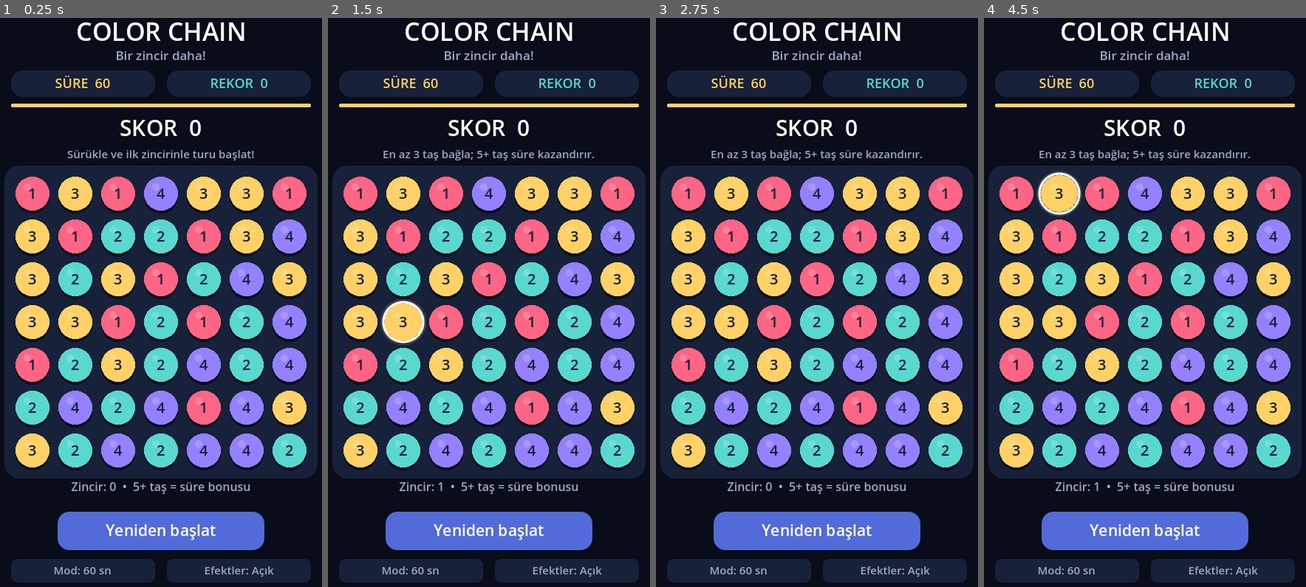
Above: before the commit, frames 1-4 (left to right).
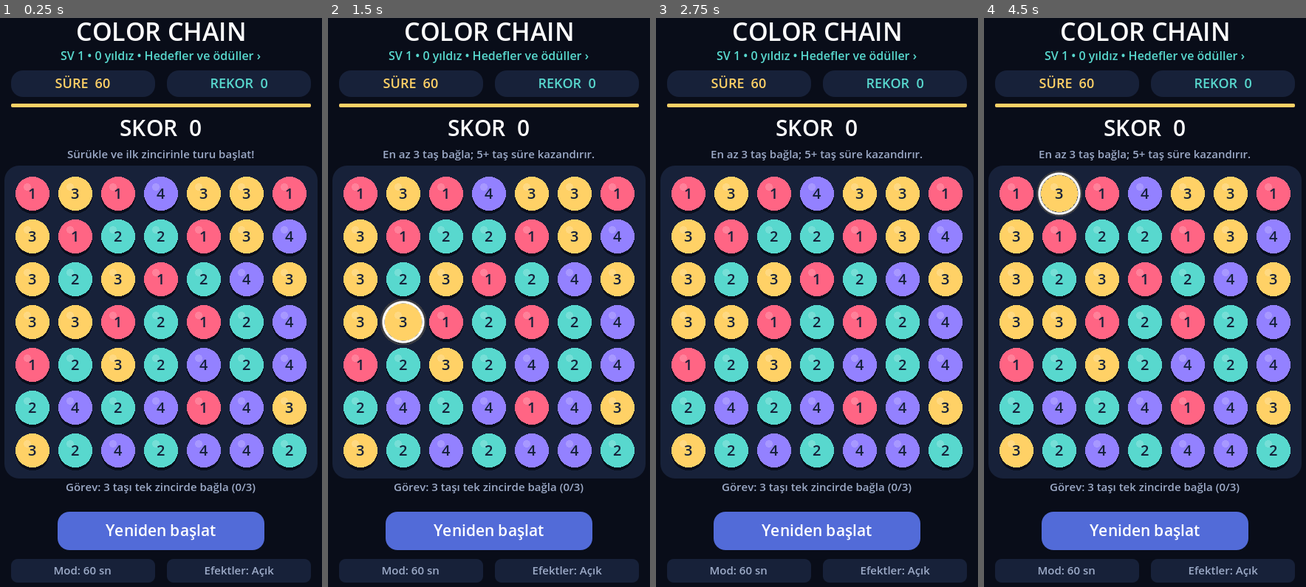
Above: after the commit, the same moments.

Repository: halilacikgozz/color-chain-game
Game: Godot game, scene res://scenes/main.tscn
The game is run twice, just before and just after one commit, with the same random seed, the same clock (stepped at 60 frames per second) and the same inputs.
Inputs (mouse positions are in pixels of both pictures, inside the frame that each line leads up to):
- Up to frame 1 (0.25 s): no input
- Up to frame 2 (1.5 s): tap Enter at 0.5 s; move the mouse to (566, 268) at 0.52 s; click (566, 268) at 0.67 s; tap Space at 1.25 s; drag from (418, 325) to (469, 416) at 1.27 s
- Up to frame 3 (2.75 s): move the mouse to (852, 165) at 2.02 s; click (852, 165) at 2.17 s
- Up to frame 4 (4.5 s): tap Enter at 2.75 s; drag from (1125, 416) to (1038, 211) at 2.77 s; move the mouse to (1251, 387) at 3.52 s; click (1251, 387) at 3.67 s; tap Escape at 4.15 s; tap Space at 4.25 s; drag from (1038, 211) to (1090, 148) at 4.27 s

The runs differ from the first frame. In frame 1, 1.0% of the frame differs, in the area x 18-81%, y 5-84%; in frame 2, 1.0%; in frame 3, 1.0%; in frame 4, 1.0%.

Commit message:
Add persistent levels quests stars and unlockable tile themes
Added new constants for palettes and themes, implemented quest tracking, and enhanced save/load functionality for game progress.

Diff:
--- a/scripts/game.gd
+++ b/scripts/game.gd
@@ -4,6 +4,25 @@
 const CELL := 58.0
 const ORIGIN := Vector2(37, 230)
 const COLORS := [Color("ff6584"), Color("58d8ce"), Color("ffd166"), Color("9381ff")]
+const PALETTES := [
+	[Color("ff6584"), Color("58d8ce"), Color("ffd166"), Color("9381ff")],
+	[Color("ff75dd"), Color("70f6ff"), Color("c7ff77"), Color("ae95ff")],
+	[Color("ff968a"), Color("8ed6b1"), Color("ffe4a1"), Color("b7acff")]
+]
+const THEME_NAMES := ["Klasik", "Neon", "Pastel"]
+const THEME_COSTS := [0, 3, 6]
+const PROFILE_BUTTON := Rect2(37, 60, 406, 25)
+const PROFILE_BACK := Rect2(37, 710, 406, 56)
+const QUESTS := [
+	{"kind": "chain", "target": 3, "title": "İlk adım: 3 taş bağla"},
+	{"kind": "moves", "target": 5, "title": "5 başarılı zincir yap"},
+	{"kind": "chain", "target": 5, "title": "Tek zincirde 5 taş bağla"},
+	{"kind": "combo", "target": 3, "title": "Kombo x3'e ulaş"},
+	{"kind": "points", "target": 500, "title": "Toplam 500 puan kazan"},
+	{"kind": "chain", "target": 7, "title": "Tek zincirde 7 taş bağla"},
+	{"kind": "tiles", "target": 80, "title": "Toplam 80 taş temizle"},
+	{"kind": "combo", "target": 4, "title": "Kombo x4'e ulaş"}
+]
 const DIRECTIONS := [Vector2i.LEFT, Vector2i.RIGHT, Vector2i.UP, Vector2i.DOWN]
 const RESTART := Rect2(100, 690, 280, 52)
 const MODE_BUTTON := Rect2(37, 754, 195, 32)
@@ -15,6 +34,16 @@
 var offsets: Array[float] = []
 var score := 0
 var best := 0
+var timed_best := 0
+var xp := 0
+var stars := 0
+var quests_done := 0
+var quest_progress := 0
+var theme_index := 0
+var profile_open := false
+var round_xp := 0
+var palette: Array = PALETTES[0]
+var save_path := "user://color_chain.cfg"
 var dragging := false
 var pointer := -2
 var busy := false
@@ -42,15 +71,107 @@
 
 func _ready() -> void:
 	rng.randomize()
+	load_progress()
+	restart()
+
+func load_progress() -> void:
 	var config := ConfigFile.new()
-	if config.load("user://color_chain.cfg") == OK:
-		best = int(config.get_value("game", "best", 0))
-	restart()
+	if config.load(save_path) != OK:
+		return
+	best = maxi(0, int(config.get_value("game", "best", 0)))
+	timed_best = maxi(0, int(config.get_value("progress", "timed_best", 0)))
+	xp = maxi(0, int(config.get_value("progress", "xp", 0)))
+	stars = maxi(0, int(config.get_value("progress", "stars", 0)))
+	quests_done = maxi(0, int(config.get_value("progress", "quests_done", 0)))
+	quest_progress = clampi(int(config.get_value("progress", "quest_progress", 0)), 0, quest_target() - 1)
+	theme_index = clampi(int(config.get_value("progress", "theme", 0)), 0, PALETTES.size() - 1)
+	if stars < THEME_COSTS[theme_index]:
+		theme_index = 0
+	palette = PALETTES[theme_index]
 
 func save_best() -> void:
 	var config := ConfigFile.new()
 	config.set_value("game", "best", best)
-	config.save("user://color_chain.cfg")
+	config.set_value("progress", "timed_best", timed_best)
+	config.set_value("progress", "xp", xp)
+	config.set_value("progress", "stars", stars)
+	config.set_value("progress", "quests_done", quests_done)
+	config.set_value("progress", "quest_progress", quest_progress)
+	config.set_value("progress", "theme", theme_index)
+	config.save(save_path)
+
+func player_level() -> int:
+	return 1 + xp / 100
+
+func quest_target() -> int:
+	var base: int = QUESTS[quests_done % QUESTS.size()]["target"]
+	var cycle := quests_done / QUESTS.size()
+	var kind: String = QUESTS[quests_done % QUESTS.size()]["kind"]
+	if kind == "combo":
+		return mini(5, base + cycle)
+	if kind == "chain":
+		return mini(10, base + cycle)
+	return base + cycle * maxi(5, base / 2)
+
+func quest_title() -> String:
+	var kind: String = QUESTS[quests_done % QUESTS.size()]["kind"]
+	var target := quest_target()
+	match kind:
+		"chain": return "%d taşı tek zincirde bağla" % target
+		"moves": return "%d başarılı zincir yap" % target
+		"combo": return "Kombo x%d'e ulaş" % target
+		"points": return "Toplam %d puan kazan" % target
+		_: return "Toplam %d taş temizle" % target
+
+func update_progress(count: int, gained: int) -> void:
+	var old_level := player_level()
+	var earned := count * 3 + combo * 2
+	xp += earned
+	round_xp += earned
+	if timed_mode:
+		timed_best = maxi(timed_best, score)
+	var kind: String = QUESTS[quests_done % QUESTS.size()]["kind"]
+	match kind:
+		"chain": quest_progress = maxi(quest_progress, count)
+		"combo": quest_progress = maxi(quest_progress, combo)
+		"moves": quest_progress += 1
+		"points": quest_progress += gained
+		"tiles": quest_progress += count
+	if quest_progress >= quest_target():
+		stars += 1
+		quests_done += 1
+		quest_progress = 0
+		xp += 30
+		round_xp += 30
+		message = "Görev tamam! +1 yıldız • +30 deneyim"
+		if stars == 3 or stars == 6:
+			message = "%s teması açıldı! Hedefler'e dokun." % ("Neon" if stars == 3 else "Pastel")
+	elif player_level() > old_level:
+		message = "Seviye %d! Yeni hedefe devam et." % player_level()
+	save_best()
+
+func choose_theme(index: int) -> bool:
+	if index < 0 or index >= PALETTES.size() or stars < THEME_COSTS[index]:
+		return false
+	theme_index = index
+	palette = PALETTES[index]
+	save_best()
+	queue_redraw()
+	return true
+
+func medal(value: int) -> String:
+	if value >= 1500: return "ELMAS"
+	if value >= 750: return "ALTIN"
+	if value >= 300: return "GÜMÜŞ"
+	if value >= 100: return "BRONZ"
+	return "ÇAYLAK"
+
+func next_medal(value: int) -> String:
+	if value < 100: return "Bronz hedefi: 100 puan"
+	if value < 300: return "Gümüş hedefi: 300 puan"
+	if value < 750: return "Altın hedefi: 750 puan"
+	if value < 1500: return "Elmas hedefi: 1500 puan"
+	return "Elmas kazanıldı! Rekorunu geliştir."
 
 func restart() -> void:
 	if score > 0:
@@ -67,6 +188,8 @@
 	started = false
 	ended = false
 	moves = 0
+	round_xp = 0
+	profile_open = false
 	longest = 0
 	impact = 0.0
 	pop_progress = 0.0
@@ -87,7 +210,7 @@
 func _process(delta: float) -> void:
 	elapsed += delta
 	impact = maxf(0.0, impact - delta * 3.0)
-	if focused and started and not ended:
+	if focused and started and not ended and not profile_open:
 		combo_left = maxf(0.0, combo_left - delta)
 		if combo_left <= 0.0:
 			combo = 0
@@ -128,7 +251,7 @@
 	return absi(a % SIDE - b % SIDE) + absi(a / SIDE - b / SIDE) == 1
 
 func select_cell(index: int) -> void:
-	if index < 0 or busy or ended:
+	if index < 0 or busy or ended or profile_open:
 		return
 	if chain.is_empty():
 		chain.append(index)
@@ -154,6 +277,7 @@
 	elif event is InputEventMouseMotion and pointer == -1 and dragging:
 		select_cell(cell_at(event.position))
 	elif event is InputEventKey and event.pressed and event.keycode == KEY_ESCAPE:
+		profile_open = false
 		cancel_selection()
 
 func cancel_selection() -> void:
@@ -171,6 +295,21 @@
 		focused = true
 
 func press(pos: Vector2, id: int) -> void:
+	if profile_open:
+		if PROFILE_BACK.has_point(pos):
+			profile_open = false
+		else:
+			for i in PALETTES.size():
+				if Rect2(37, 356 + i * 86, 406, 74).has_point(pos):
+					choose_theme(i)
+		queue_redraw()
+		return
+	if PROFILE_BUTTON.has_point(pos):
+		if not busy:
+			cancel_selection()
+			profile_open = true
+		queue_redraw()
+		return
 	if RESTART.has_point(pos):
 		restart()
 		return
@@ -195,7 +334,7 @@
 func release_pointer() -> void:
 	dragging = false
 	pointer = -2
-	if busy or ended:
+	if busy or ended or profile_open:
 		return
 	if chain.size() < 3:
 		chain.clear()
@@ -217,6 +356,7 @@
 	var bonus := mini(5, count - 2) if count >= 5 and timed_mode else 0
 	remaining = minf(ROUND_SECONDS, remaining + bonus)
 	message = "%d taş • +%d puan%s" % [count, gained, " • +%d sn" % bonus if bonus > 0 else ""]
+	update_progress(count, gained)
 	var middle := center(chain[chain.size() / 2])
 	if effects:
 		floaters.append({"pos": middle, "text": "+%d" % gained, "life": 1.0, "color": Color("ffd166")})
@@ -226,7 +366,7 @@
 		for index in chain:
 			for n in 8:
 				var angle := rng.randf_range(0.0, TAU)
-				particles.append({"pos": center(index), "velocity": Vector2.from_angle(angle) * rng.randf_range(60, 150), "life": rng.randf_range(0.35, 0.65), "color": COLORS[board[index]]})
+				particles.append({"pos": center(index), "velocity": Vector2.from_angle(angle) * rng.randf_range(60, 150), "life": rng.randf_range(0.35, 0.65), "color": palette[board[index]]})
 	popping.assign(chain)
 	fall_tween = create_tween()
 	fall_tween.tween_method(animate_pop, 0.0, 1.0, 0.12)
@@ -322,10 +462,43 @@
 	style.set_corner_radius_all(radius)
 	draw_style_box(style, rect)
 
+func draw_profile() -> void:
+	draw_rect(Rect2(0, 0, 480, 800), Color("090d19"))
+	text("HEDEFİNİ BÜYÜT", 47, 27)
+	text("HEDEFLER VE ÖDÜLLER", 77, 18, Color("58d8ce"))
+	text("SEVİYE %d  •  %d YILDIZ" % [player_level(), stars], 123, 26, Color("ffd166"))
+	box(Rect2(37, 145, 406, 8), Color("172139"), 4)
+	box(Rect2(37, 145, 406 * float(xp % 100) / 100.0, 8), Color("9381ff"), 4)
+	text("Sonraki seviye: %d / 100 deneyim" % (xp % 100), 177, 16, Color("9caac7"))
+	box(Rect2(37, 194, 406, 126), Color("172139"))
+	text("GÖREV %d" % (quests_done + 1), 222, 16, Color("58d8ce"))
+	text(quest_title(), 253, 23)
+	text("İlerleme: %d / %d" % [quest_progress, quest_target()], 283, 18, Color("9caac7"))
+	text("Ödül: 1 yıldız + 30 deneyim", 307, 15, Color("ffd166"))
+	text("TEMALAR • Yıldızların harcanmaz", 344, 17, Color("9caac7"))
+	for i in PALETTES.size():
+		var y := 356 + i * 86
+		var unlocked: bool = stars >= THEME_COSTS[i]
+		box(Rect2(37, y, 406, 74), Color("25385a") if theme_index == i else Color("172139"))
+		label_at(THEME_NAMES[i], Vector2(115, y + 29), 22, Color.WHITE if unlocked else Color("9caac7"))
+		var status: String = "SEÇİLİ" if theme_index == i else ("SEÇ" if unlocked else "%d / %d yıldız" % [stars, THEME_COSTS[i]])
+		label_at(status, Vector2(115, y + 54), 14, Color("58d8ce") if unlocked else Color("9caac7"))
+		for j in 4:
+			draw_circle(Vector2(250 + j * 45, y + 37), 15, Color(PALETTES[i][j], 1.0 if unlocked else 0.35))
+	text("60 SN MADALYAN: %s" % medal(timed_best), 643, 19, Color("ffd166"))
+	text("Süreli rekor: %d • %s" % [timed_best, next_medal(timed_best)], 671, 15, Color("9caac7"))
+	text("Görevler ve deneyim her iki modda kazanılır.", 695, 14, Color("9caac7"))
+	box(PROFILE_BACK, Color("526bd8"))
+	text("Oyuna dön", 746, 22)
+	text("Tur duraklatıldı • İlerleme bu cihazda saklanır", 788, 14, Color("9caac7"))
+
 func _draw() -> void:
+	if profile_open:
+		draw_profile()
+		return
 	var accent := Color("ffd166") if remaining > 10 or not timed_mode else Color("ff6584")
 	text("COLOR CHAIN", 52, 34)
-	text("Bir zincir daha!", 78, 17, Color("9caac7"))
+	text("SV %d • %d yıldız • Hedefler ve ödüller ›" % [player_level(), stars], 78, 16, Color("58d8ce"))
 	box(Rect2(37, 92, 195, 36), Color("172139"))
 	box(Rect2(248, 92, 195, 36), Color("172139"))
 	label_at("SÜRE  %02d" % ceili(remaining) if timed_mode else "RAHAT MOD  ∞", Vector2(134, 116), 18, accent)
@@ -348,9 +521,9 @@
 		if popping.has(i):
 			radius *= 1.0 - pop_progress
 		if selected and effects:
-			draw_circle(pos, radius + 6, Color(COLORS[board[i]], 0.15))
+			draw_circle(pos, radius + 6, Color(palette[board[i]], 0.15))
 		draw_circle(pos + Vector2(0, 4), radius, Color("080e1c"))
-		draw_circle(pos, radius, COLORS[board[i]])
+		draw_circle(pos, radius, palette[board[i]])
 		if radius > 10:
 			draw_circle(pos + Vector2(-7, -9), 5, Color(1, 1, 1, 0.18))
 			label_at(["1", "2", "3", "4"][board[i]], pos + Vector2(0, 7), 20, Color("15213a"))
@@ -370,7 +543,7 @@
 		text("KOMBO x%d" % combo, 662, 22, Color("ffd166"))
 		box(Rect2(145, 672, 190 * combo_left / COMBO_WINDOW, 3), Color("ffd166"), 1)
 	else:
-		text(("Zincir: %d  •  5+ taş = süre bonusu" if timed_mode else "Zincir: %d  •  Hızlı zincir = kombo") % chain.size(), 662, 16, Color("9caac7"))
+		text("Görev: %s (%d/%d)" % [quest_title(), quest_progress, quest_target()], 662, 15, Color("9caac7"))
 	box(RESTART, Color("526bd8"))
 	text("Tekrar oyna" if ended else "Yeniden başlat", 723, 21)
 	box(MODE_BUTTON, Color("172139"), 9)
@@ -379,9 +552,9 @@
 	label_at("Efektler: Açık" if effects else "Efektler: Sade", Vector2(346, 775), 15, Color("9caac7"))
 	if ended:
 		draw_rect(Rect2(ORIGIN - Vector2(9, 9), Vector2.ONE * (SIDE * CELL + 18)), Color(0.03, 0.05, 0.1, 0.9))
-		text("SÜRE DOLDU!", 354, 30, Color("ffd166"))
+		text("%s MADALYA" % medal(score) if score >= 100 else "TUR TAMAMLANDI", 354, 28, Color("ffd166"))
 		text("%d PUAN" % score, 415, 38)
 		text("En uzun zincir: %d taş" % longest, 465, 20, Color("58d8ce"))
-		text("%d başarılı hamle" % moves, 500, 19, Color("9caac7"))
-		text("Rekor: %d" % best, 545, 23, Color("ffd166"))
+		text("+%d deneyim • Seviye %d" % [round_xp, player_level()], 500, 19, Color("9caac7"))
+		text(next_medal(score), 545, 20, Color("ffd166"))
 		text("Yeni tur için Tekrar oyna'ya dokun.", 592, 16, Color("9caac7"))
